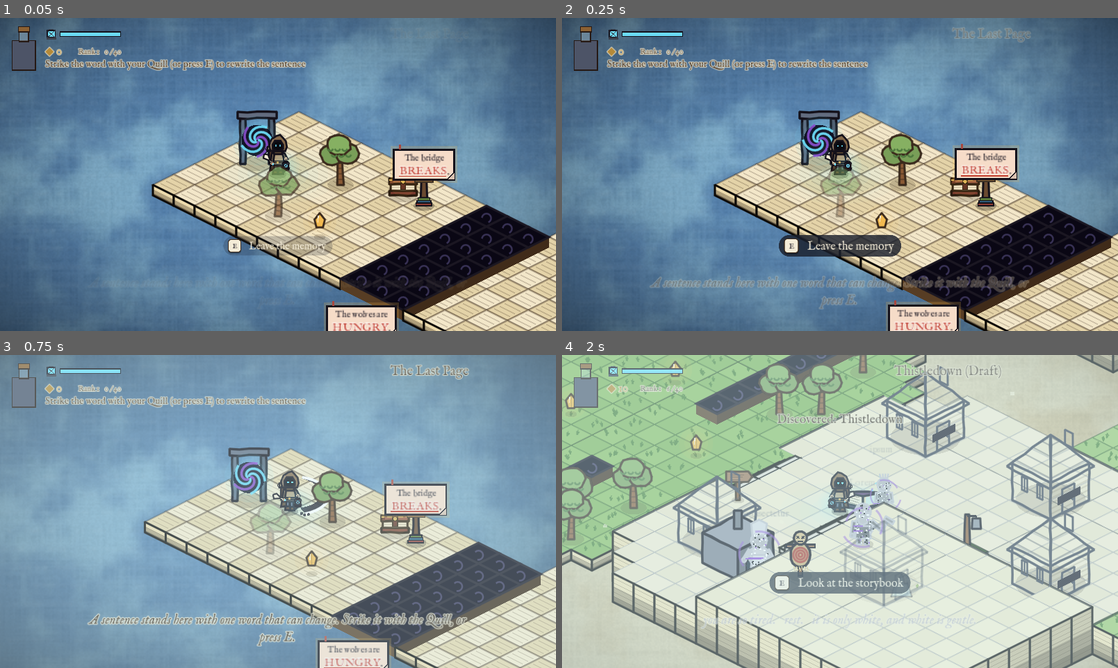
Above: before the commit, frames 1-4 (two rows, left to right).
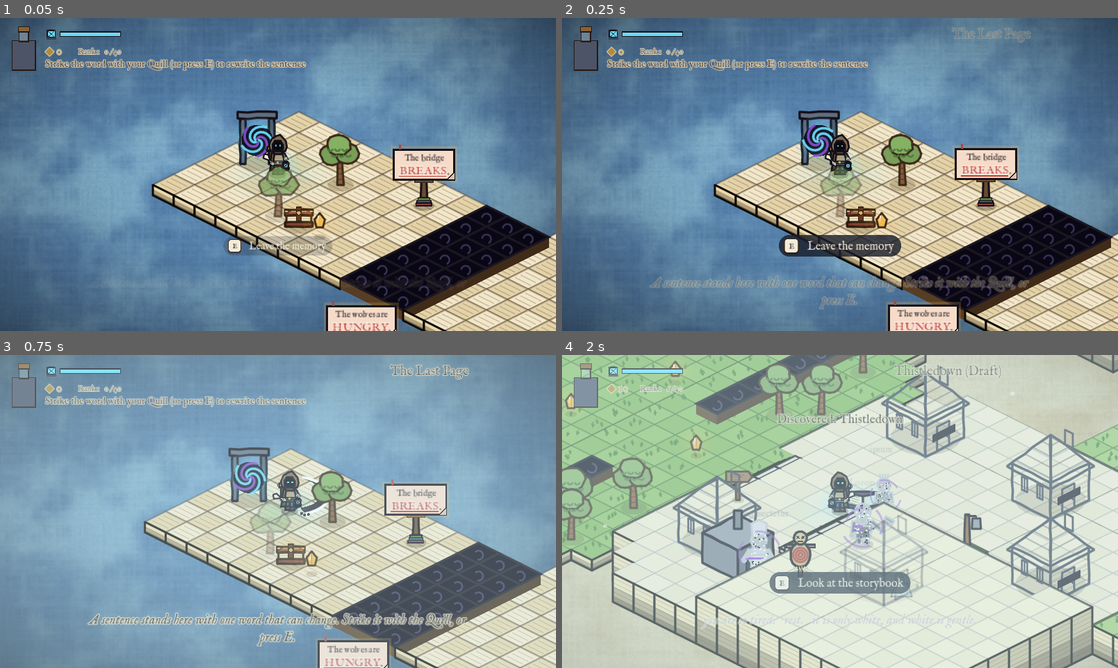
Above: after the commit, the same moments.

Repository: calebwilsonit-tech/The_Last_Storytender
Game: Godot game, scene res://scenes/memory_pip.tscn
Two runs of this game, one before a commit and one after it. Both use one fixed random seed, a clock stepped at 60 frames per second and the inputs below. This scene is started directly instead of the project's main scene.
Inputs (mouse positions are in pixels of both pictures, inside the frame that each line leads up to):
- Up to frame 1 (0.05 s): no input
- Up to frame 2 (0.25 s): no input
- Up to frame 3 (0.75 s): tap E (interact) at 0.5 s; move the mouse to (400, 495) at 0.52 s; hold D (move_right) from 0.53 s (still down); tap J (attack) at 0.6 s; click (400, 495) at 0.67 s
- Up to frame 4 (2 s): tap Enter (ui_accept) at 0.77, 1.07 s; release D (move_right) at 1.25 s; tap E (interact) at 1.25 s; drag from (728, 527) to (812, 574) at 1.27 s

The runs differ from the first frame. In frame 1, 0.7% of the frame differs, in the area x 51-76%, y 50-69%; in frame 2, 0.7%; in frame 3, 0.6%; in frame 4, nothing differs.

Commit message:
Pip's library: move vault chests away from the sentence stones (pressing E at a stone opened the word trial), make the word ladder never start without a puzzle
Co-Authored-By: Claude Sonnet 5.5 <noreply@anthropic.com>
Claude-Session: https://claude.ai/code/session_016gJ6h7fwHSB3wbPLZqVGQo

Diff:
--- a/scripts/memory_pip.gd
+++ b/scripts/memory_pip.gd
@@ -64,8 +64,8 @@
 	return [
 		{"kind": "post", "cell": Vector2i(16, 12)},
 		{"kind": "post", "cell": Vector2i(38, 12)},
-		{"kind": "vault", "cell": Vector2i(8, 14), "tier": 1},
-		{"kind": "vault", "cell": Vector2i(26, 22), "tier": 2},
+		{"kind": "vault", "cell": Vector2i(7, 18), "tier": 1},
+		{"kind": "vault", "cell": Vector2i(14, 26), "tier": 2},
 		{"kind": "vault", "cell": Vector2i(56, 17), "tier": 3},
 	]
 
--- a/scripts/trial_games.gd
+++ b/scripts/trial_games.gd
@@ -492,8 +492,22 @@
 				start = s
 				goal = cands[rng.randi() % cands.size()]
 				break
+		if start == "" or goal == "":
+			# Never leave the game without a puzzle: take the first word that has anything at all to climb to.
+			for s2: String in dict.keys():
+				var d2 := _bfs(s2)
+				for w2: String in d2.keys():
+					if d2[w2] >= 2:
+						start = s2
+						goal = w2
+						par = d2[w2]
+						max_steps = par + 3
+						break
+				if start != "":
+					break
 		cur = start
 		history = [start]
+		typed.clear()
 		for c in cur:
 			typed.append(c)
 		tries = 99
